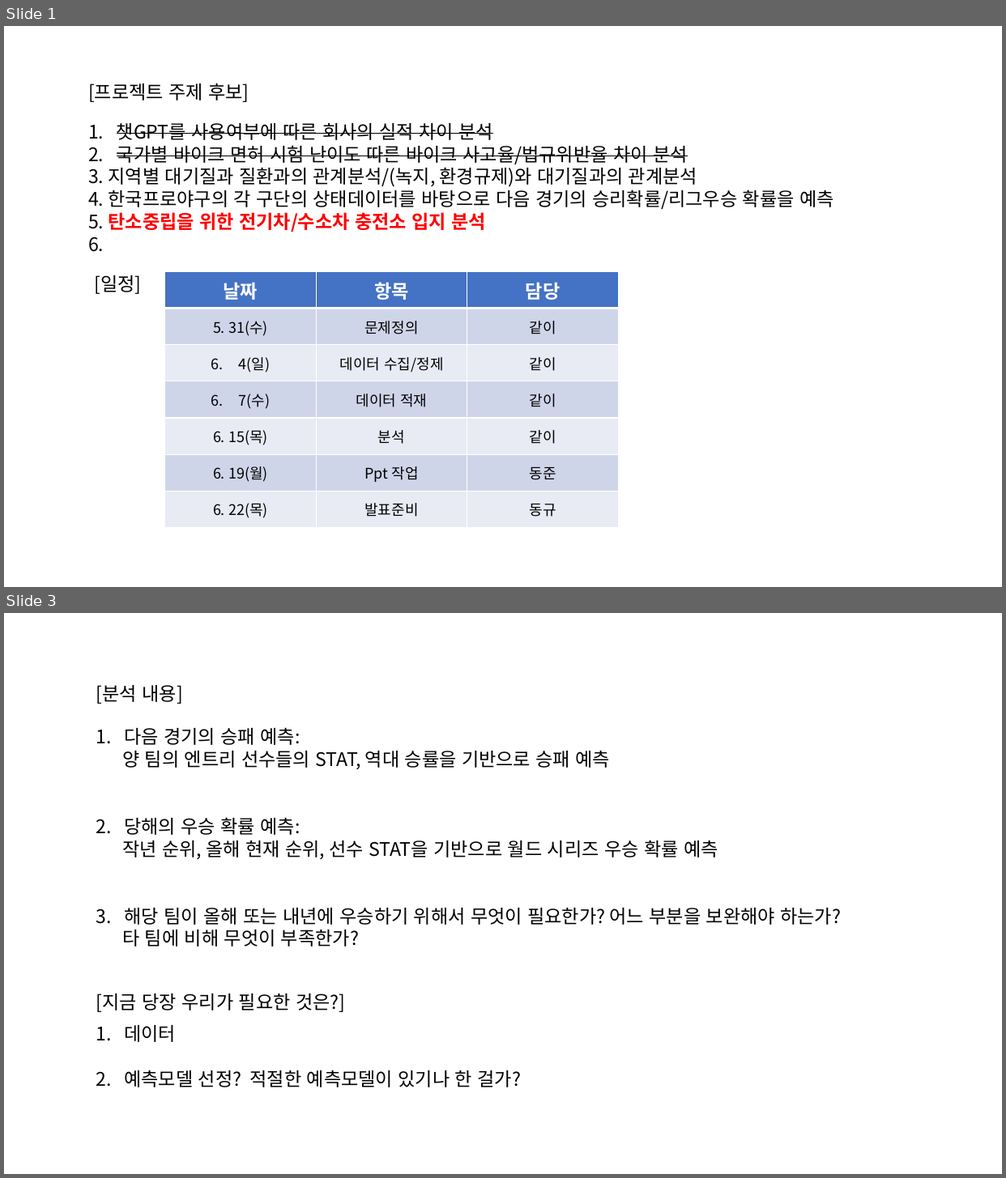
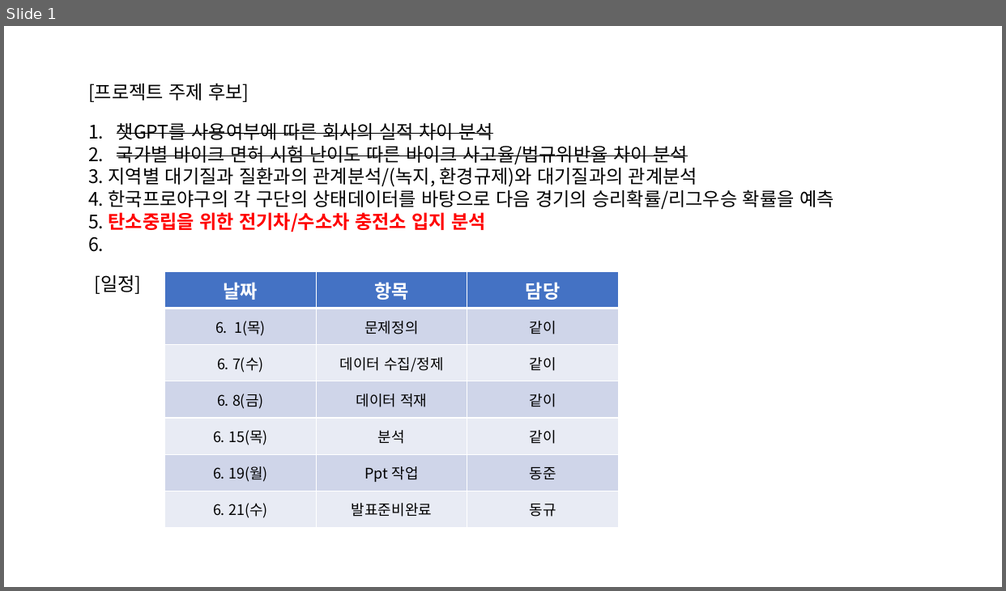
Before and after one commit to worldjohn/nb_team3, a slide deck: 프로젝트 계획.pptx. Shown one above the other, each under a label of ours: slides 1 and 3 before the commit, slide 1 after it; the slides between them are not shown. The pictures are 1006x1178 and 1006x591 pixels, drawn with LibreOffice and Linux fonts; fonts in the diff are those of the drawing. Boxes give left, top, right and bottom in pixels: in the first picture for what was removed or moved away, otherwise in the second. Text is boxed around its words. In the diff, an @@ line names an element or a change of style, - is before the commit and + after.

```diff
--- a/프로젝트 계획.pptx
+++ b/프로젝트 계획.pptx
@@ slide 3 removed at [4,613,1002,1174], background #FFFFFF @@
@@ text removed at [96,685,183,704] @@
-[분석 내용]
@@ text removed at [122,728,841,947] @@
-1. 다음 경기의 승패 예측:
-양 팀의 엔트리 선수들의 STAT, 역대 승률을 기반으로 승패 예측
-2. 당해의 우승 확률 예측:
-작년 순위, 올해 현재 순위, 선수 STAT을 기반으로 월드 시리즈 우승 확률 예측
-3. 해당 팀이 올해 또는 내년에 우승하기 위해서 무엇이 필요한가? 어느 부분을 보완해야 하는가?
-타 팀에 비해 무엇이 부족한가?
@@ text removed at [96,994,345,1012] @@
-[지금 당장 우리가 필요한 것은?]
@@ text removed at [124,1025,521,1088] @@
-1. 데이터
-2. 예측모델 선정? 적절한 예측모델이 있기나 한 걸가?
@@ slide 1 changed as well @@
@@ table at [165,272,619,528] @@
-row 2, column 1: 5. 31(수)
+row 2, column 1: 6. 1(목)
-row 3, column 1: 4(일)
+row 3, column 1: 6. 7(수)
-row 4, column 1: 7(수)
+row 4, column 1: 6. 8(금)
-row 7, column 1: 6. 22(목)
+row 7, column 1: 6. 21(수)
-row 7, column 2: 발표준비
+row 7, column 2: 발표준비완료
```
Also in this commit, not shown: 1 other slide removed.
